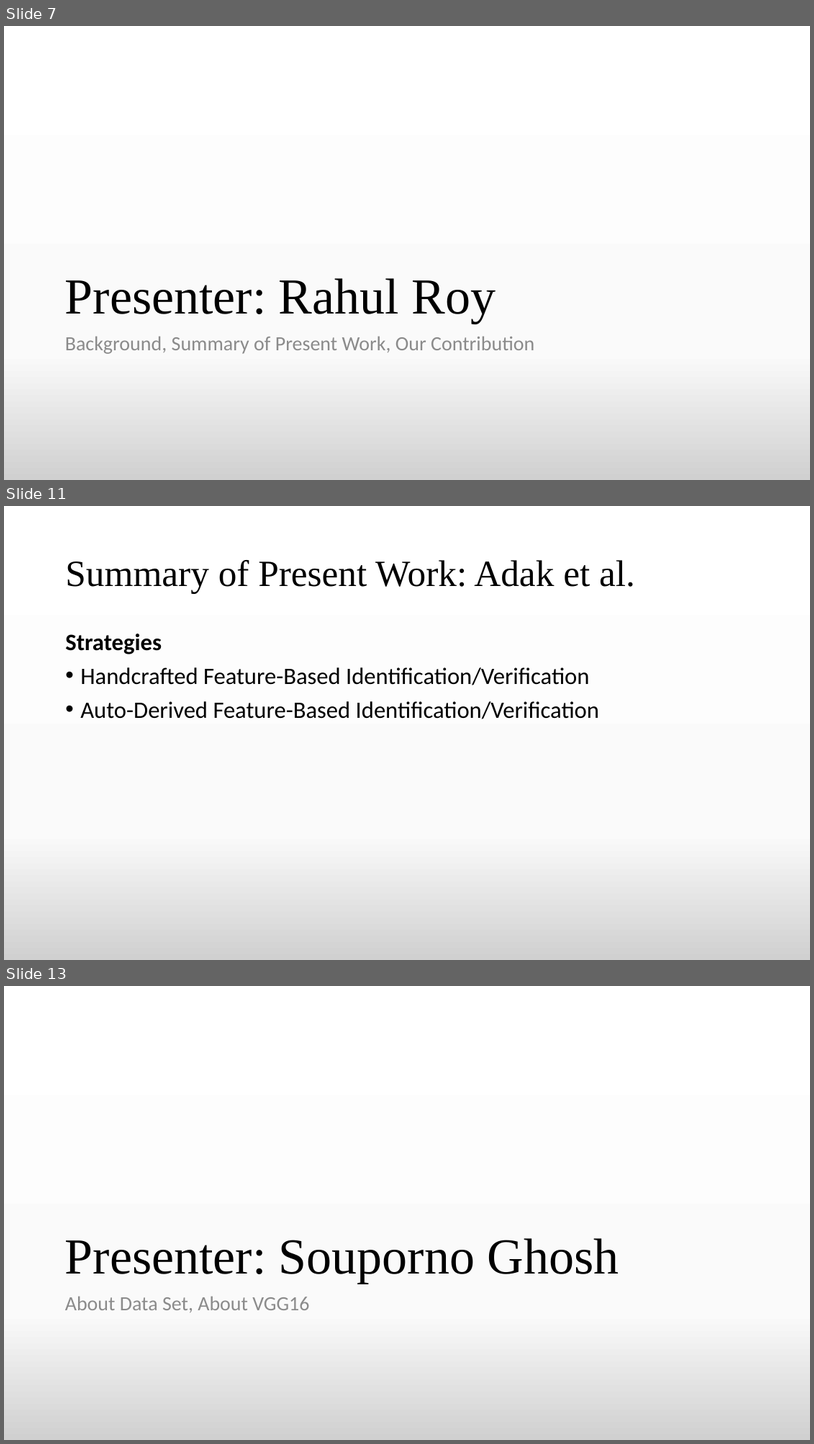
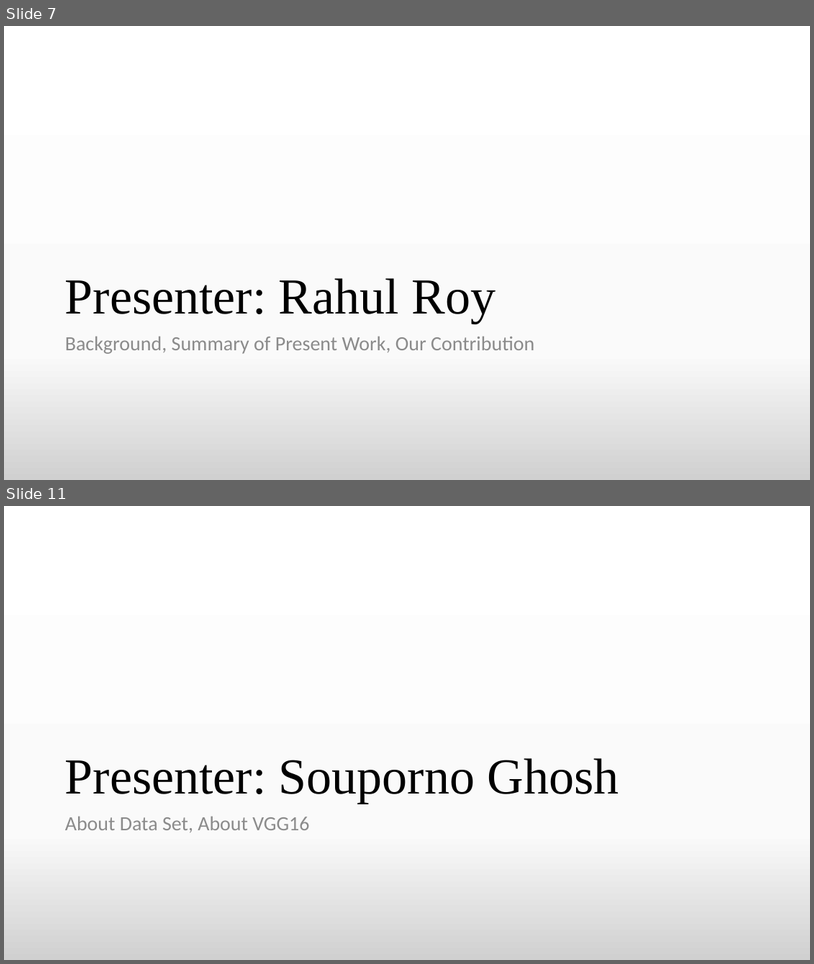
Before and after one commit to TheAnonymousMan/local-language-recognition-gcelt-class-2021, a slide deck: Documentation/4th Year Project Presentation.pptx. Shown one above the other, each under a label of ours: slides 7, 11 and 13 before the commit, slides 7 and 11 after it; the slides between them are not shown. The pictures are 814x1444 and 814x964 pixels, drawn with LibreOffice and Linux fonts; fonts in the diff are those of the drawing. Boxes give left, top, right and bottom in pixels: in the first picture for what was removed or moved away, otherwise in the second. Text is boxed around its words. In the diff, an @@ line names an element or a change of style, - is before the commit and + after.

```diff
--- a/Documentation/4th Year Project Presentation.pptx
+++ b/Documentation/4th Year Project Presentation.pptx
@@ slide 11 removed at [4,506,810,960], background gradient #FFFFFF to #FBFBFB to #D1D1D1 @@
@@ title removed at [65,560,635,593] @@
-Summary of Present Work: Adak et al.
@@ text removed at [65,633,599,719] @@
-Strategies
-• Handcrafted Feature-Based Identification/Verification
-• Auto-Derived Feature-Based Identification/Verification
@@ what was slide 13 is now slide 11 @@
```
Also in this commit, not shown: 5 slides changed, 4 slides added, 2 other slides removed, 2 other files.
